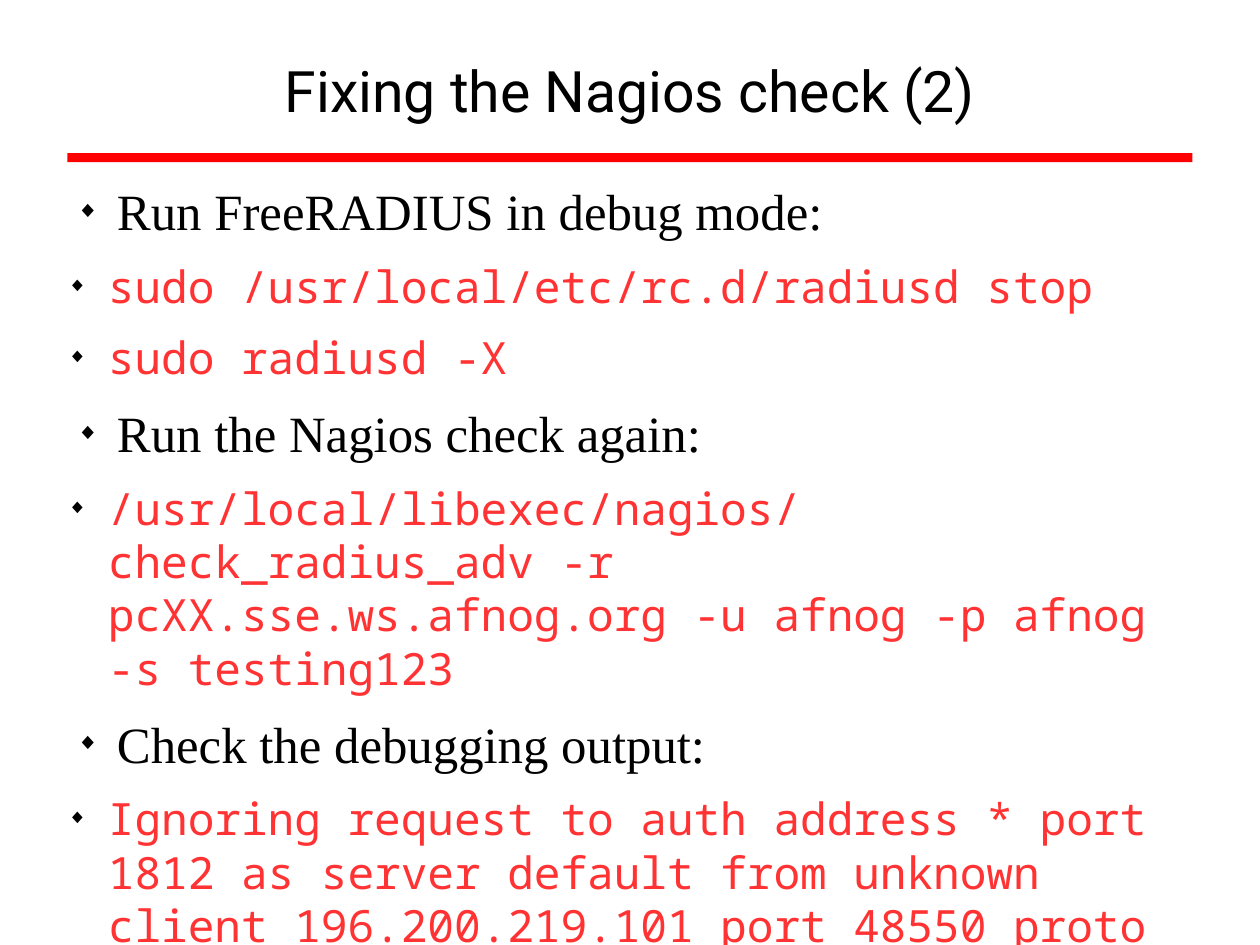
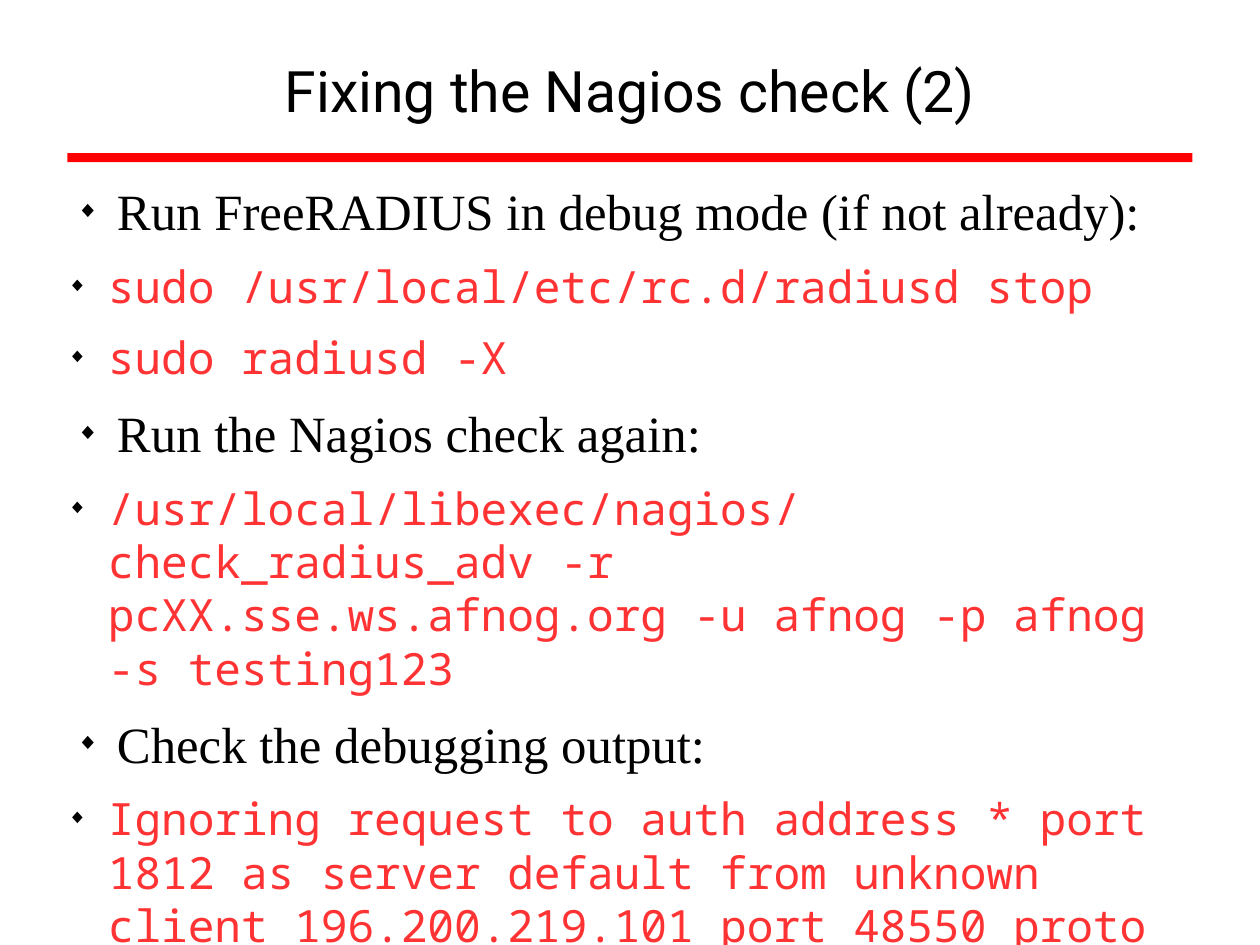
Before and after one commit to afnog/sse, a slide deck: slide 38 of radius/radius_presentation.odp. Drawn at 1260x945 pixels with LibreOffice and Linux fonts; fonts in the diff are those of the drawing; background and template pictures are left out. Boxes give left, top, right and bottom in pixels: in the first picture for what was removed or moved away, otherwise in the second. Text is boxed around its words. In the diff, an @@ line names an element or a change of style, - is before the commit and + after.

```diff
--- a/radius/radius_presentation.odp
+++ b/radius/radius_presentation.odp
@@ text at [117,194,1139,241]: text changed @@
-◆ Run FreeRADIUS in debug mode:
+◆ Run FreeRADIUS in debug mode (if not already):
```
Also in this commit, not shown: 1 other file.
